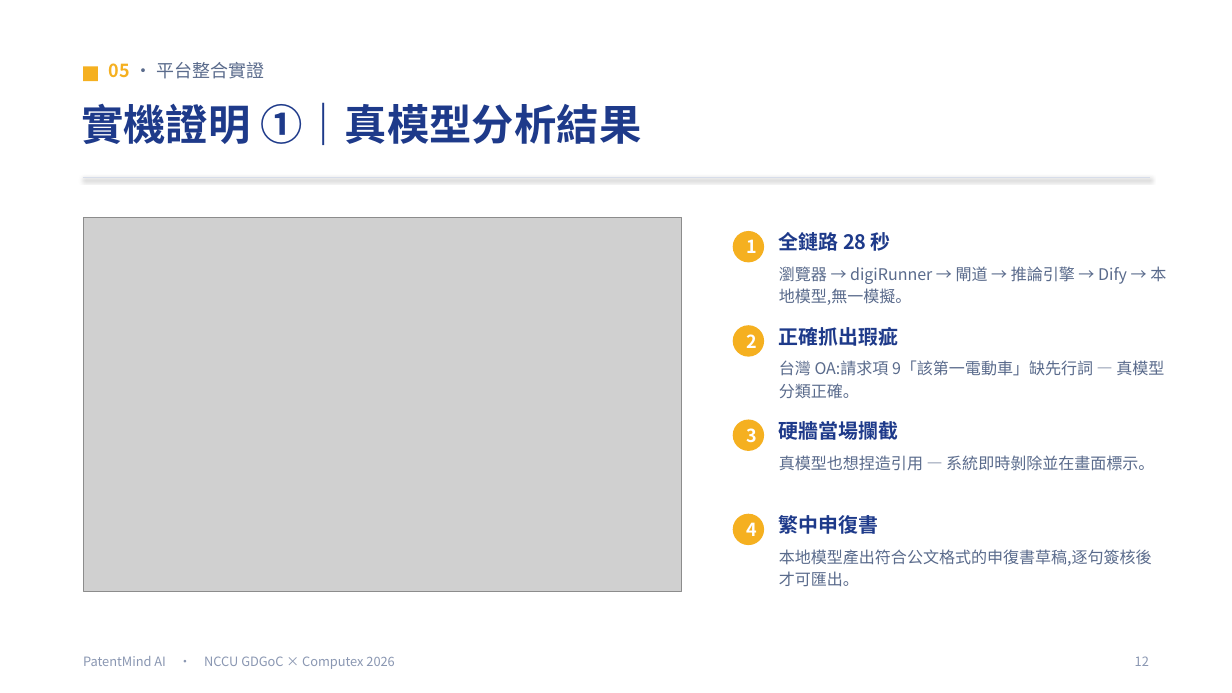
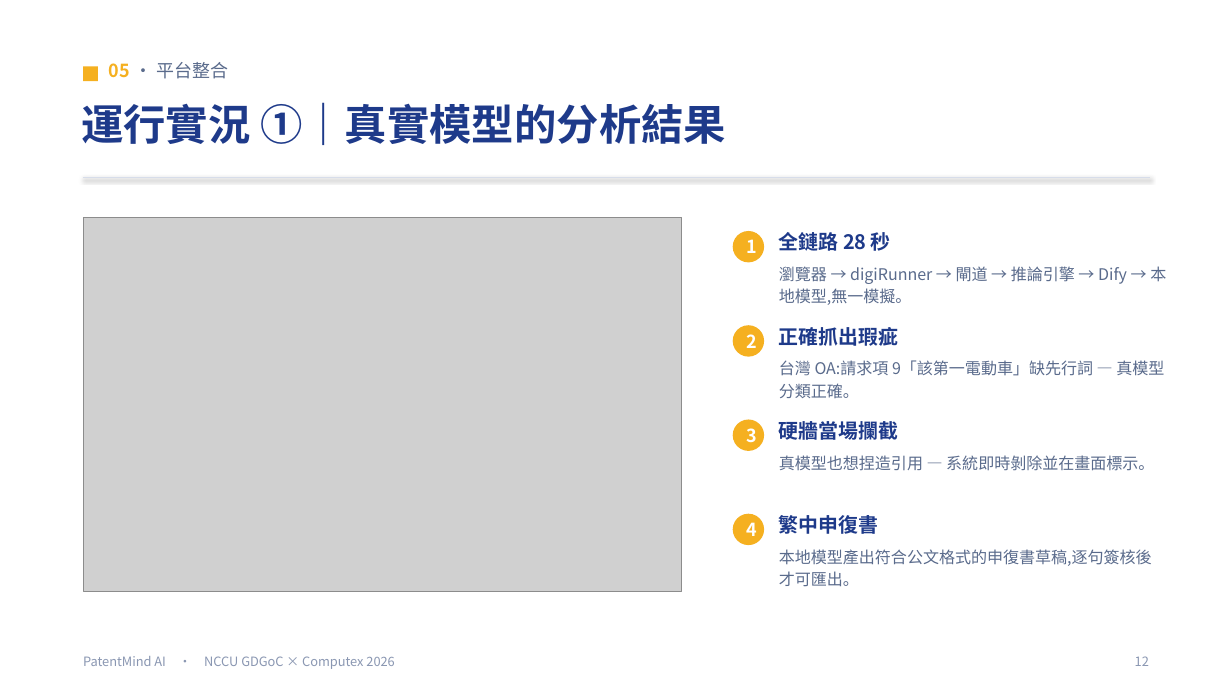
Before and after one commit to Adrian-Kao/shin-lee, a slide deck: slide 13 of presentation/PatentMind_簡報.pptx. Drawn at 1232x693 pixels with LibreOffice and Linux fonts; fonts in the diff are those of the drawing; grey boxes stand for pictures. Boxes give left, top, right and bottom in pixels: in the first picture for what was removed or moved away, otherwise in the second. Text is boxed around its words. In the diff, an @@ line names an element or a change of style, - is before the commit and + after.

```diff
--- a/presentation/PatentMind_簡報.pptx
+++ b/presentation/PatentMind_簡報.pptx
@@ text at bbox=[109, 62, 228, 79]: text changed @@
-05 · 平台整合實證
+05 · 平台整合
@@ text at bbox=[81, 102, 726, 145]: text changed @@
-實機證明 ①｜真模型分析結果
+運行實況 ①｜真實模型的分析結果
```
Also in this commit, not shown: 4 other slides changed, 6 other files.
